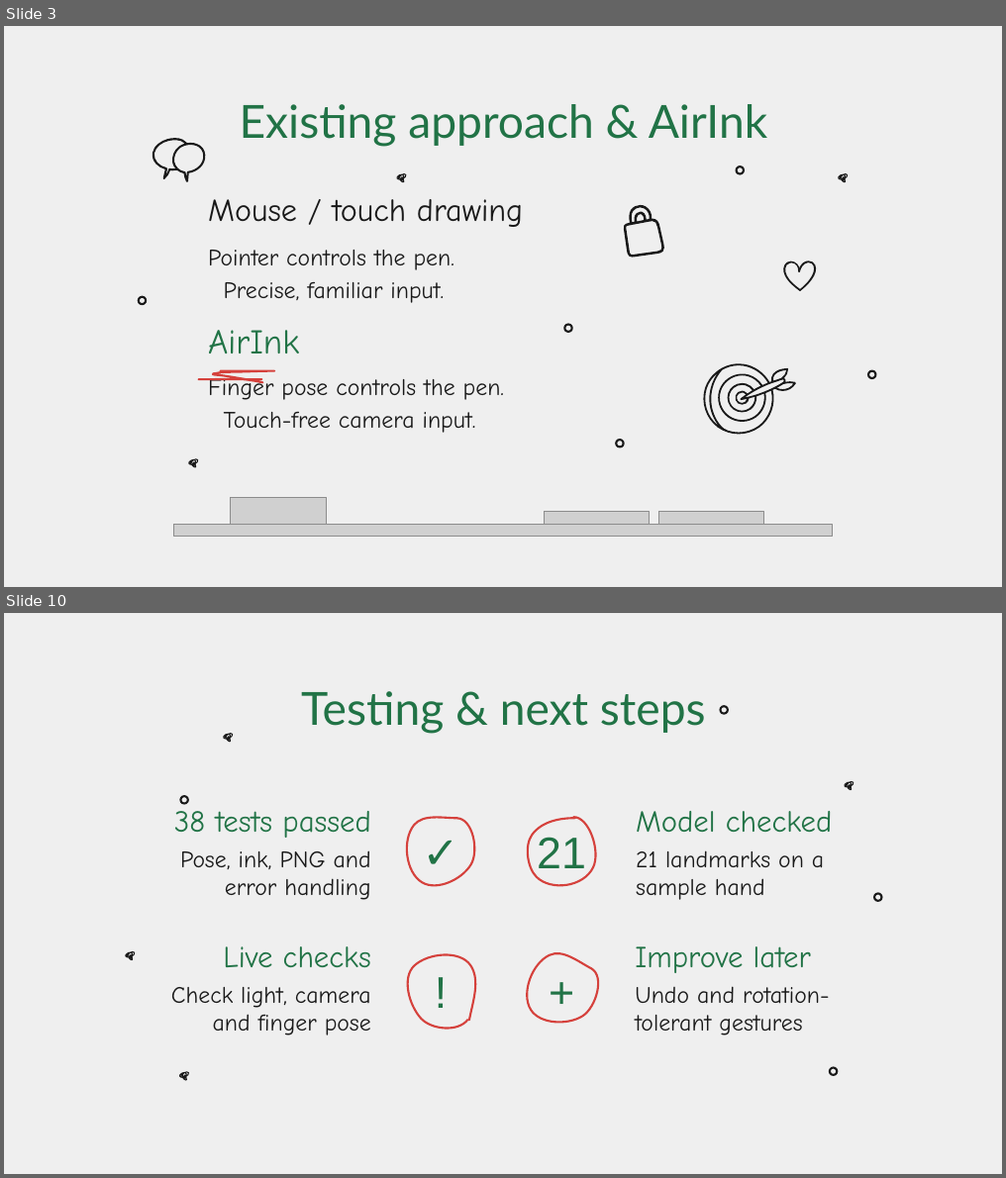
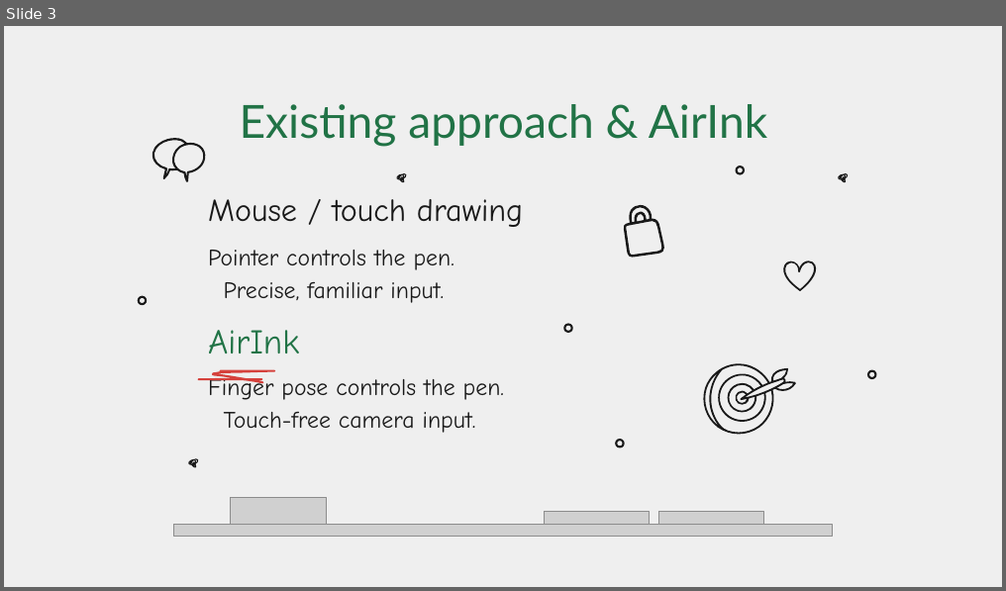
Before and after one commit to thiyatira/AirInk, a slide deck: documents/presentation/AirInk_Presentation.pptx. Shown one above the other, each under a label of ours: slides 3 and 10 before the commit, slide 3 after it; the slides between them are not shown. The pictures are 1006x1178 and 1006x591 pixels, drawn with LibreOffice and Linux fonts; fonts in the diff are those of the drawing; grey boxes stand for pictures; background and template pictures are left out. Boxes give left, top, right and bottom in pixels: in the first picture for what was removed or moved away, otherwise in the second. Text is boxed around its words. In the diff, an @@ line names an element or a change of style, - is before the commit and + after.

Commit message:
Add brushes, shapes, flower stamps, undo/redo and colourful themes
- Nine brushes, eraser, eight shapes and eight flower stamps
- Undo/redo (30 steps) with a hold-two-fingers undo gesture
- Five UI themes, ten boards, colour picker, gallery and snapshot
- 26 automated checks in tests/
- Update report and presentation (PPTX + PDF) and screenshots

```diff
--- a/documents/presentation/AirInk_Presentation.pptx
+++ b/documents/presentation/AirInk_Presentation.pptx
@@ slide 10 removed at box(4, 613, 1002, 1174), background picture (left out) @@
@@ title removed at box(301, 691, 706, 734) @@
-Testing & next steps
@@ ellipse removed at box(721, 707, 728, 714) @@
@@ freeform shape removed at box(224, 734, 233, 742) @@
@@ freeform shape removed at box(845, 781, 853, 789) @@
@@ subtitle removed at box(174, 811, 370, 838) @@
-38 tests passed
@@ ellipse removed at box(180, 796, 187, 804) @@
@@ freeform shape removed at box(406, 818, 474, 886) @@
@@ freeform shape removed at box(528, 818, 596, 886) @@
@@ subtitle removed at box(636, 811, 833, 832) @@
-Model checked
@@ subtitle removed at box(406, 832, 474, 870) @@
-✓
@@ subtitle removed at box(537, 837, 586, 877) @@
-21
@@ subtitle removed at box(180, 851, 371, 900) @@
-Pose, ink, PNG and error handling
@@ subtitle removed at box(636, 851, 824, 900) @@
-21 landmarks on a sample hand
@@ ellipse removed at box(874, 893, 881, 900) @@
@@ freeform shape removed at box(126, 953, 135, 960) @@
@@ subtitle removed at box(223, 947, 371, 968) @@
-Live checks
@@ freeform shape removed at box(401, 949, 481, 1034) @@
@@ freeform shape removed at box(515, 945, 607, 1037) @@
@@ subtitle removed at box(635, 947, 811, 973) @@
-Improve later
@@ subtitle removed at box(171, 987, 371, 1036) @@
-Check light, camera and finger pose
@@ subtitle removed at box(406, 971, 474, 1010) @@
-!
@@ subtitle removed at box(527, 971, 595, 1010) @@
-+
@@ subtitle removed at box(635, 986, 829, 1036) @@
-Undo and rotation-tolerant gestures
@@ freeform shape removed at box(179, 1072, 188, 1080) @@
@@ ellipse removed at box(830, 1068, 837, 1075) @@
```
Also in this commit, not shown: 7 slides changed, 1 slide added, 11 other files.
